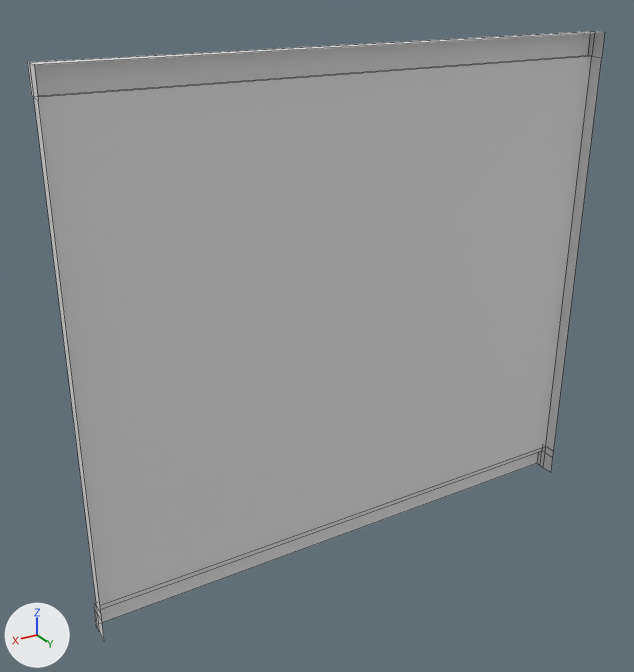
What one commit did to the FBX model CaptainObvious/Assets/Models/Wall_stnd_5u.FBX.
The view is the same before and after, from a camera (50 mm lens) standing at (6.41, 5.74, 5.14) and looking at (2.82, -0.24, 2.15). Lighting does not change. The marker at lower left points along +X, +Y and +Z. Mesh edges are drawn as thin lines. Where no turn or scale is listed for an object, it has been applied to the vertices.

The older version as bpy lines, for what is in view:
```python
me_mesh = bpy.data.meshes.new('Mesh')
me_mesh.from_pydata(...)  # 34 vertices, 25 faces; spans x 0.0..5.0, y -0.22..0.0, z 0.0..4.54
ob_wall_std_5u = bpy.data.objects.new('Wall_Std_5u', me_mesh)
ob_wall_std_5u.location = (0.0, 0.0, 0.0)
```
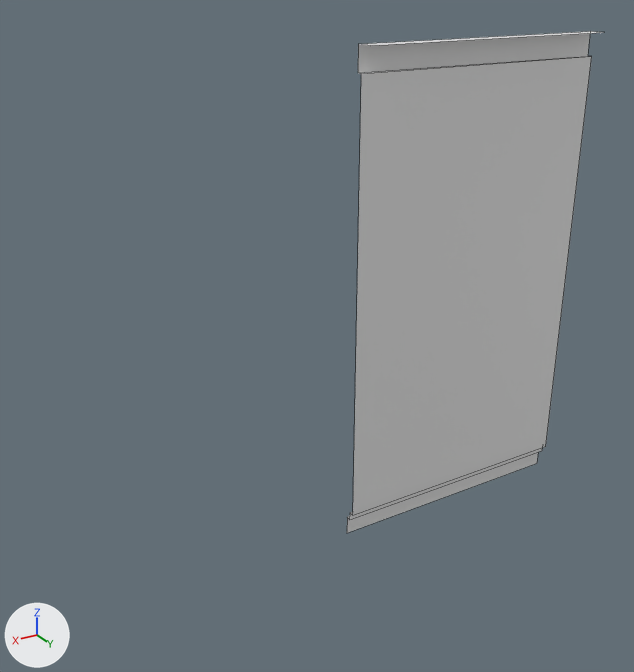
The newer file is also turned or shifted as a whole; pictures and numbers use the older file's frame.

Changed parts and their boxes [x1, y1, x2, y2] in the pictures (634 x 672 px):
```json
{"object": "Wall_Std_5u", "change": "reshaped", "before": [27, 31, 605, 640], "after": [347, 31, 604, 533], "on screen": "55% narrower, 18% shorter"}
```

Scene script edits in JSON lines:
```json
{"block": "me_mesh", "where": "# used by ob_wall_std_5u; location = (0.0, 0.0, 0.0)"}
{"op": "remove", "block": "me_mesh", "code": "me_mesh.from_pydata(...)  # 34 vertices, 25 faces; spans x 0.0..5.0, y -0.22..0.0, z 0.0..4.54"}
{"op": "add", "block": "me_mesh", "code": "me_mesh.from_pydata(...)  # 18 vertices, 8 faces; spans x 0.0..2.5, y -0.22..0.0, z 0.0..4.54"}
{"block": "me_mesh", "change": "me_mesh part 1"}
{"block": "me_mesh", "change": "25 vertices are removed from x 0.0..5.0, y -0.22..0.0, z 0.0..4.54"}
{"block": "me_mesh", "change": "25 faces are deleted"}
{"block": "me_mesh", "change": "9 new vertices lie (2.5, 0.0, 0.0) away from vertices in x 0.0, y -0.22..0.0, z 0.0..4.54"}
{"block": "me_mesh", "change": "8 new faces join them"}
```
